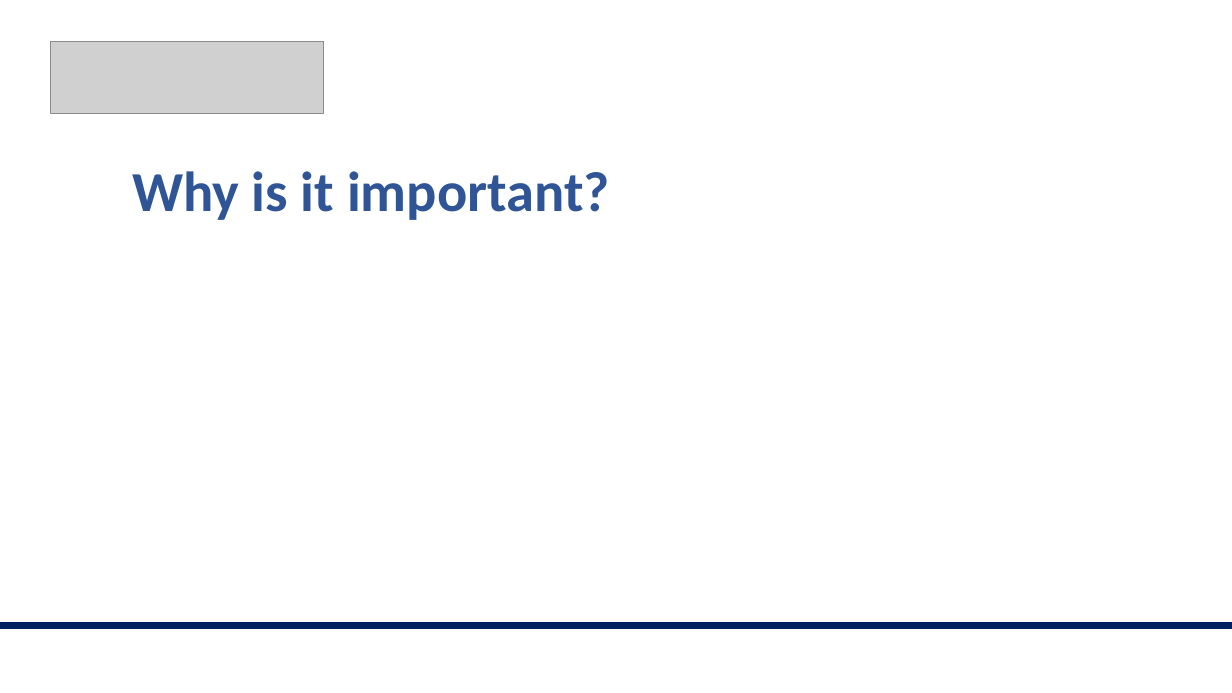
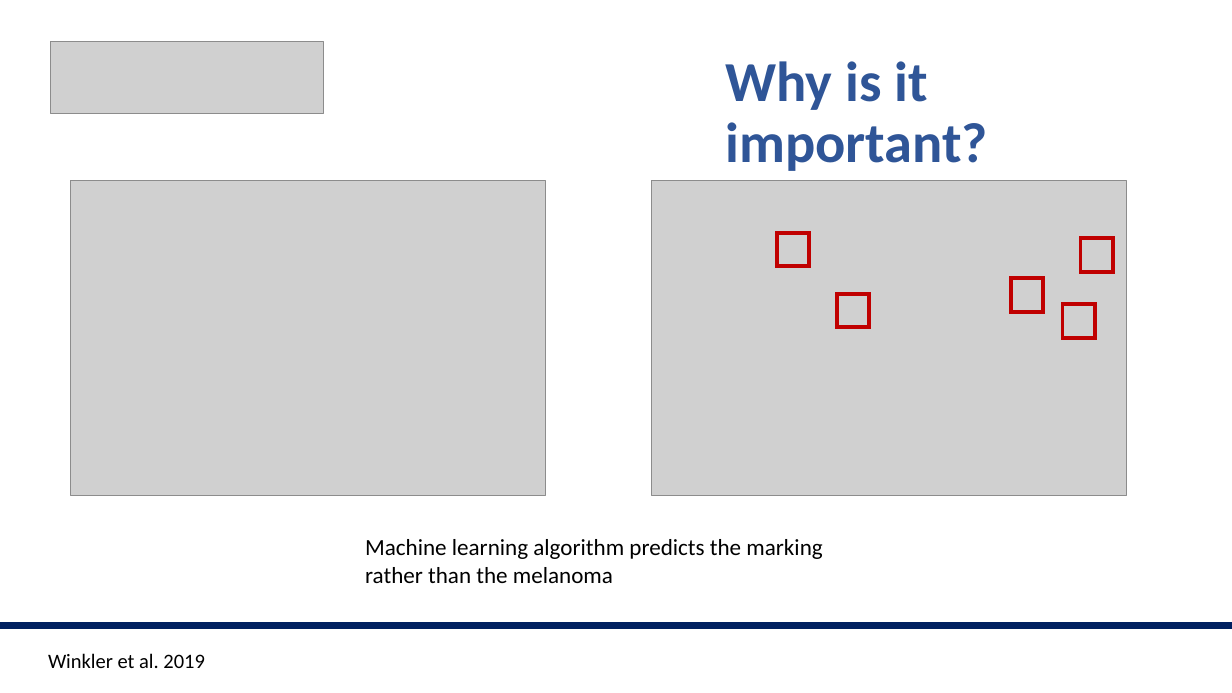
Before and after one commit to valegiunchiglia/2022-Module3-ImperialCollege, a slide deck: slide 3 of Day2/Day2.pptx. Drawn at 1232x693 pixels with LibreOffice and Linux fonts; fonts in the diff are those of the drawing; grey boxes stand for pictures. Boxes give left, top, right and bottom in pixels: in the first picture for what was removed or moved away, otherwise in the second. Text is boxed around its words. In the diff, an @@ line names an element or a change of style, - is before the commit and + after.

```diff
--- a/Day2/Day2.pptx
+++ b/Day2/Day2.pptx
@@ text "Why is it important?" rewrapped from [132, 171, 610, 220] to [725, 61, 988, 171] @@
@@ picture added at [71, 180, 545, 495] @@
@@ picture added at [652, 180, 1126, 495] @@
@@ rectangle added at [777, 233, 810, 266], outline #C00000 3 pt @@
@@ rectangle added at [1080, 238, 1113, 272], outline #C00000 3 pt @@
@@ rectangle added at [837, 294, 870, 327], outline #C00000 3 pt @@
@@ rectangle added at [1011, 278, 1043, 311], outline #C00000 3 pt @@
@@ rectangle added at [1063, 304, 1095, 337], outline #C00000 3 pt @@
@@ text added at [365, 539, 822, 583], 18 pt, text #000000 @@
+Machine learning algorithm predicts the marking rather than the melanoma
@@ text added at [48, 653, 204, 668], 16 pt, text #000000 @@
+Winkler et al. 2019
```
Also in this commit, not shown: 2 other slides changed, 2 slides added.
